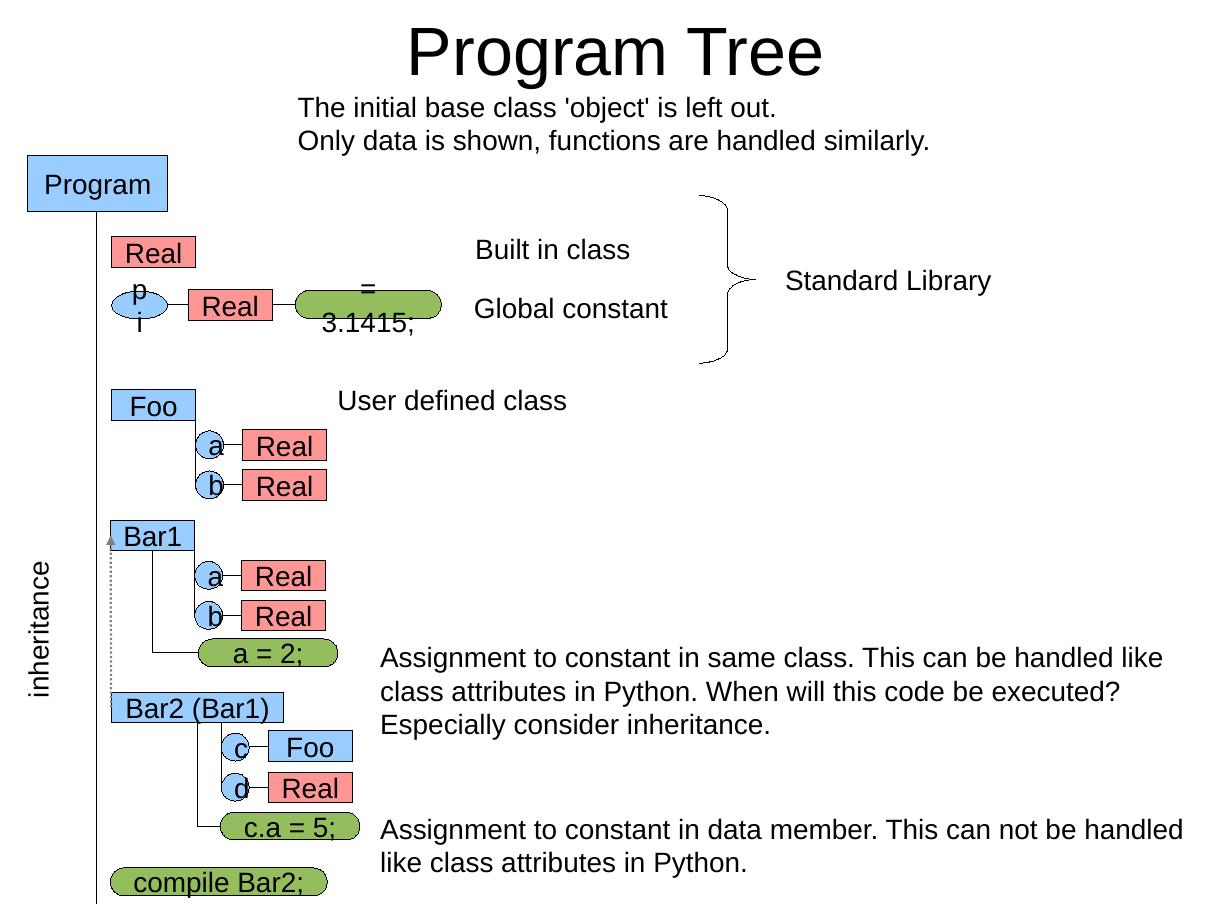
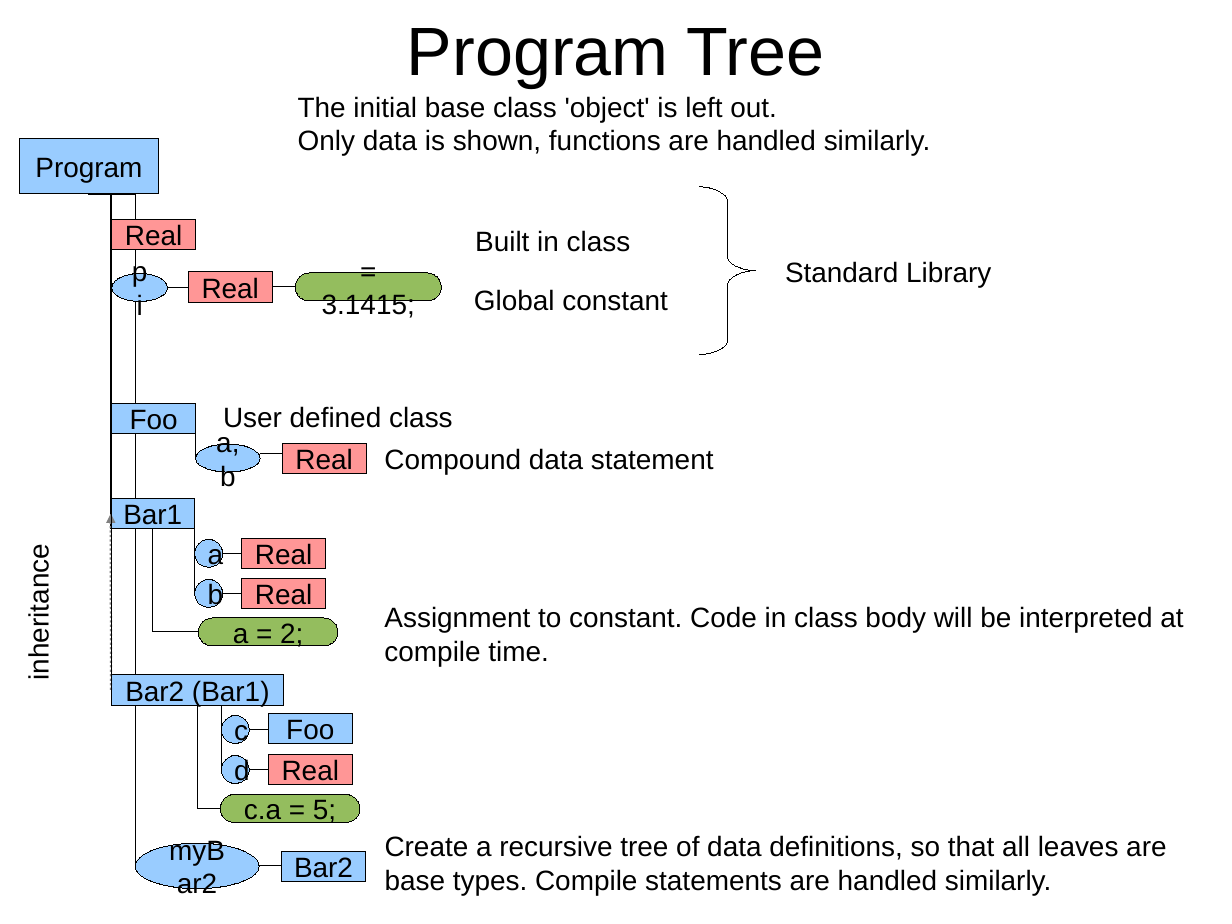
Before and after one commit to eike-welk/freeode, a slide deck: slide 6 of freeode_py/SIML Compiler Outline.odp (slide 8 before the commit). Drawn at 1232x924 pixels with LibreOffice and Linux fonts; fonts in the diff are those of the drawing. Boxes give left, top, right and bottom in pixels: in the first picture for what was removed or moved away, otherwise in the second. Text is boxed around its words. In the diff, an @@ line names an element or a change of style, - is before the commit and + after.

Commit message:
some more tree generation progress.

```diff
--- a/freeode_py/SIML Compiler Outline.odp
+++ b/freeode_py/SIML Compiler Outline.odp
@@ rectangle "Program": place and size @@
-rectangle "Program" at (28, 155, 168, 211)
+rectangle "Program" at (19, 139, 159, 195)
@@ elbow line moved from (97, 211) - (97, 903) to (89, 195) - (135, 866) @@
@@ elbow line moved from (153, 420) - (196, 485) to (89, 195) - (111, 690) @@
@@ elbow line added from (89, 195) to (112, 235), #000000 0 pt @@
@@ elbow line added from (89, 195) to (112, 287), #000000 0 pt @@
@@ elbow line added from (89, 195) to (112, 418), #000000 0 pt @@
@@ elbow line added from (89, 195) to (111, 514), #000000 0 pt @@
@@ 3 texts, 1 freeform shape: place and size @@
-3 texts, 1 freeform shape at (474, 196, 991, 363)
+3 texts, 1 freeform shape at (474, 187, 991, 354)
@@ 2 elbow lines, 1 ellipse, 1 rectangle: place and size @@
-2 elbow lines, 1 ellipse, 1 rectangle at (111, 291, 295, 747)
+2 elbow lines, 1 ellipse, 1 rectangle at (111, 274, 295, 730)
@@ rectangle "Foo": place and size @@
-rectangle "Foo" at (112, 390, 196, 420)
+rectangle "Foo" at (112, 404, 196, 434)
@@ text "User defined class": place and size @@
-text "User defined class" at (337, 389, 567, 411)
+text "User defined class" at (223, 406, 453, 428)
@@ elbow line moved from (153, 420) - (196, 445) to (153, 434) - (196, 458) @@
@@ ellipse "a,b": place and size @@
-ellipse "a,b" at (196, 430, 224, 458)
+ellipse "a,b" at (196, 444, 260, 472)
@@ text in ellipse at (216, 430, 239, 491): text changed @@
-a
+a,b
@@ rectangle "Real": place and size @@
-rectangle "Real" at (243, 430, 326, 461)
+rectangle "Real" at (283, 444, 367, 474)
@@ text added at (384, 448, 714, 474), 18 pt, text #000000 @@
+Compound data statement
@@ ellipse removed at (196, 471, 224, 499) @@
-b
@@ rectangle removed at (243, 470, 326, 500) @@
-Real
@@ elbow line moved from (224, 445) - (243, 445) to (260, 454) - (283, 454) @@
@@ curved arrow moved from (111, 708) - (111, 536) to (111, 690) - (111, 513) @@
@@ rectangle "Real": place and size @@
-rectangle "Real" at (241, 600, 325, 631)
+rectangle "Real" at (241, 539, 325, 569)
@@ elbow line moved from (224, 485) - (243, 485) to (222, 553) - (241, 553) @@
@@ elbow line moved from (222, 576) - (241, 576) to (222, 594) - (241, 594) @@
@@ rectangle "Real": place and size @@
-rectangle "Real" at (241, 560, 325, 590)
+rectangle "Real" at (241, 578, 325, 608)
@@ text at (384, 606, 1183, 666): text changed @@
-Assignment to constant in same class. This can be handled like class attributes in Python. When will this code be executed? Especially consider inheritance.
+Assignment to constant. Code in class body will be interpreted at compile time.
@@ 8 elbow lines, 5 rectangles, 4 ellipses, 3 rounded rectangles, 1 text: place and size @@
-8 elbow lines, 5 rectangles, 4 ellipses, 3 rounded rectangles, 1 text at (23, 237, 442, 841)
+8 elbow lines, 5 rectangles, 4 ellipses, 3 rounded rectangles, 1 text at (23, 219, 442, 823)
@@ text removed at (380, 818, 1183, 877) @@
-Assignment to constant in data member. This can not be handled like class attributes in Python.
@@ text added at (385, 835, 1166, 895), 18 pt, text #000000 @@
+Create a recursive tree of data definitions, so that all leaves are base types. Compile statements are handled similarly.
@@ rounded rectangle removed at (111, 868, 328, 895) @@
-compile Bar2;
@@ ellipse added at (135, 843, 259, 889), fill #99CCFF, outline #000000 0 pt, 18 pt, text #000000 @@
+myBar2
@@ elbow line moved from (222, 615) - (241, 616) to (259, 866) - (282, 866) @@
@@ rectangle added at (282, 852, 366, 882), fill #99CCFF, outline #000000 0 pt, 18 pt, text #000000 @@
+Bar2
```
Also in this commit, not shown: 3 other slides changed, 3 other files.
